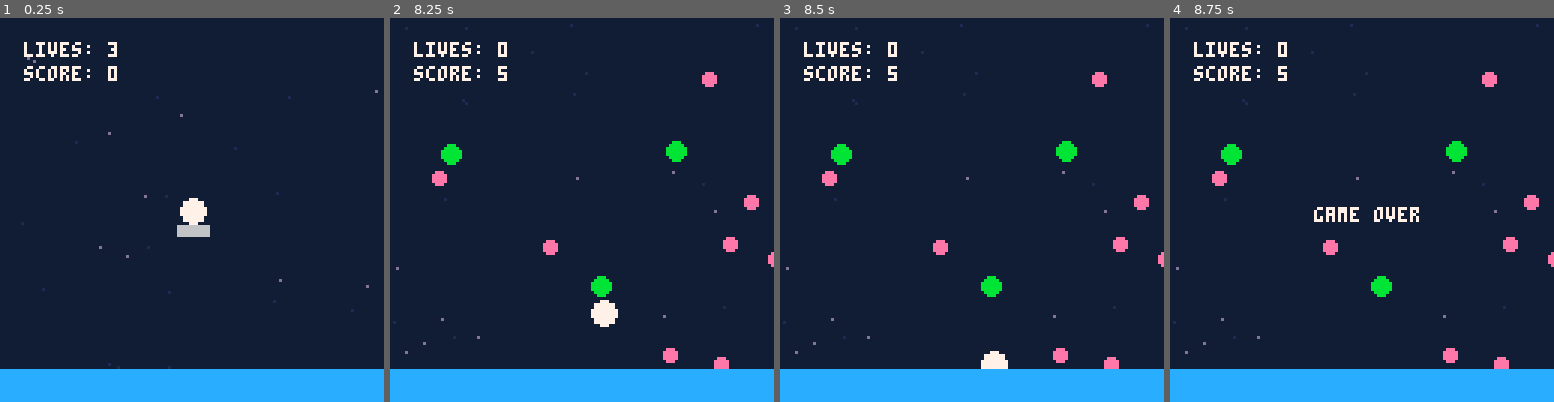
Above: before the commit, frames 1-4 (left to right).
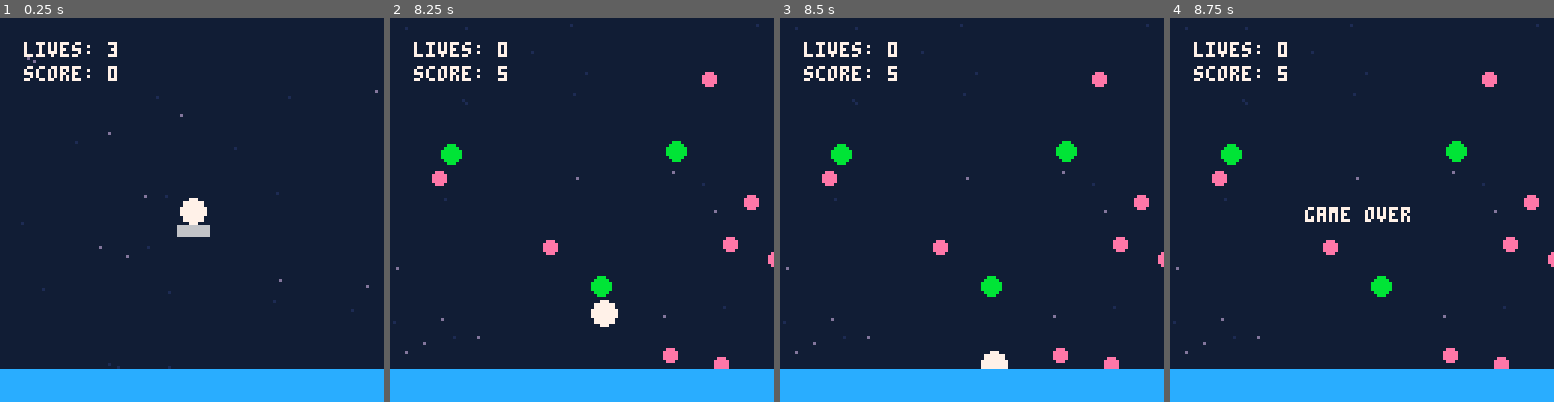
Above: after the commit, the same moments.

Repository: jmross/pico8-balloon-journey
Game: PICO-8 cartridge trip.p8
The game is run twice, just before and just after one commit, with the same random seed, the same clock (stepped at 60 frames per second) and the same inputs.
Inputs:
- Up to frame 1 (0.25 s): no input
- Up to frame 2 (8.25 s): tap O (Z key) at 0.33, 0.7, 1.43, 2.22, 3.1, 3.98, 4.87, 5.75, 6.63, 7.52 s; tap X (X key) at 1.07, 2.07, 2.4, 2.73, 3.07, 3.4, 3.73, 4.07, 4.4, 4.73, 5.07, 5.4, 5.73, 6.07, 6.4, 6.73, 7.07, 7.4, 7.73, 8.07 s; hold Left 1.97-2.37 s; hold Down 2.42-2.82 s; hold Right 2.87-3.53 s; hold Up 3.58-4.08 s; hold Right 4.13-4.53 s; hold Down 4.58-5.08 s; hold Left 5.13-5.8 s; hold Up 5.85-6.18 s; hold Left 6.23-6.63 s; hold Down 6.68-7.08 s; hold Right 7.13-7.8 s; hold Up from 7.85 s (still down)
- Up to frame 3 (8.5 s): release Up at 8.35 s; tap X (X key) at 8.4 s; tap O (Z key) at 8.4 s; hold Right from 8.4 s (still down)
- Up to frame 4 (8.75 s): keep holding Right; tap X (X key) at 8.73 s

Frames 1-3 are identical in both runs. In frame 4, 0.8% of the frame differs, in the area x 35-65%, y 49-54%.

Commit message:
Center game over text

Diff:
--- a/main.lua
+++ b/main.lua
@@ -201,6 +201,6 @@
   rectfill(0, max_y, max_x, max_y - 10, 12)
 
   if game.game_over then
-    print("game over", max_x / 2 - 15, max_y / 2, 7)
-  end
-end
+    print("game over", max_x / 2 - 18, max_y / 2, 7)
+  end
+end
